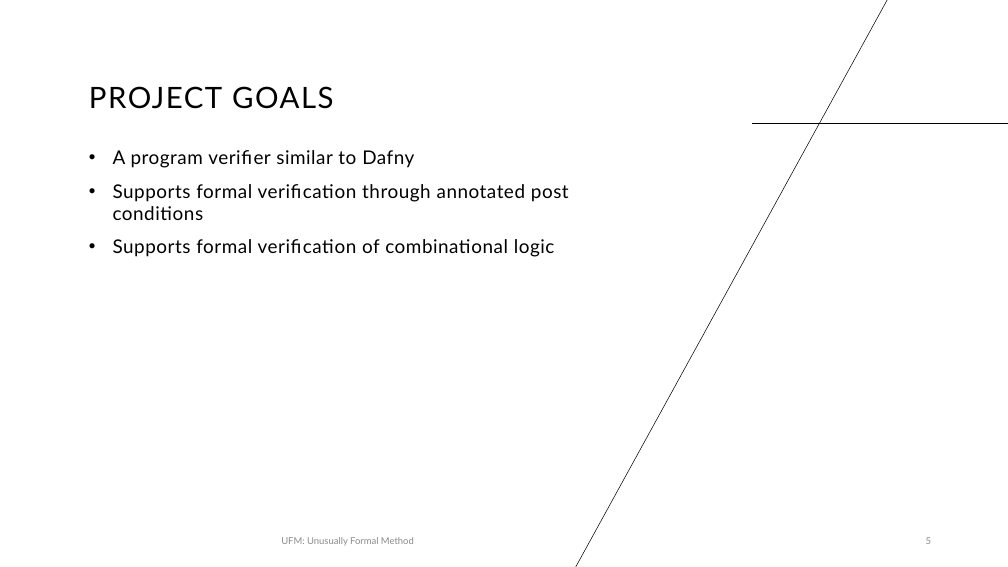
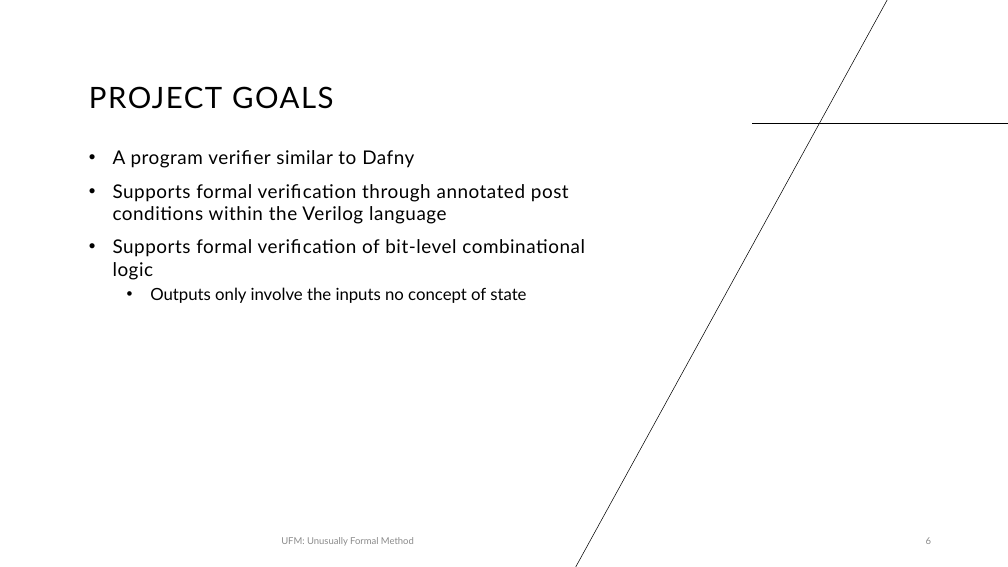
Before and after one commit to murrowow/verilog_program_verifier, a slide deck: slide 6 of Unusually Formal Method.pptx (slide 5 before the commit). Drawn at 1008x567 pixels with LibreOffice and Linux fonts; fonts in the diff are those of the drawing. Boxes give left, top, right and bottom in pixels: in the first picture for what was removed or moved away, otherwise in the second. Text is boxed around its words. In the diff, an @@ line names an element or a change of style, - is before the commit and + after.

```diff
--- a/Unusually Formal Method.pptx
+++ b/Unusually Formal Method.pptx
@@ text at <box>113,184,585,303</box>: text changed @@
-• Supports formal verification through annotated post conditions
-• Supports formal verification of combinational logic
+• Supports formal verification through annotated post conditions within the Verilog language
+• Supports formal verification of bit-level combinational logic
+  • Outputs only involve the inputs no concept of state
@@ page number at <box>926,537,931,544</box>: text changed @@
-5
+6
```
Also in this commit, not shown: 8 other slides changed, 1 slide added, 2 slides removed, 3 other files.
